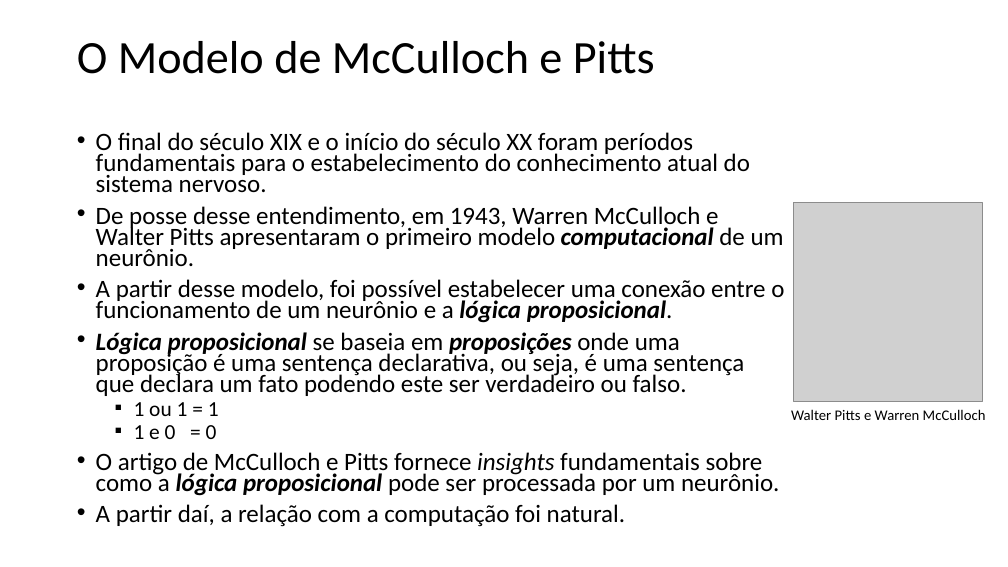
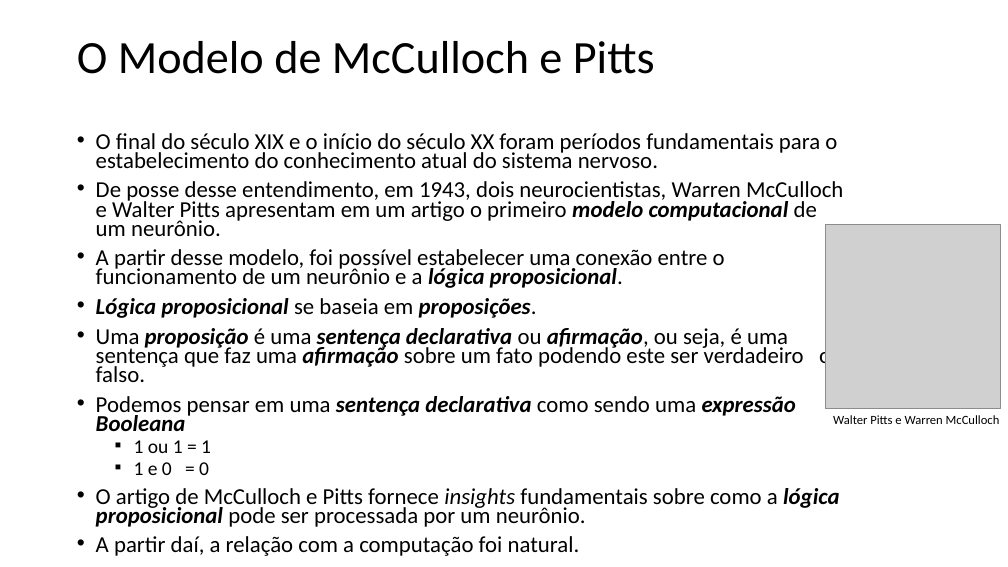
Before and after one commit to zz4fap/t320_aprendizado_de_maquina, a slide deck: slide 9 of slides/T320_Redes_Neurais_Artificiais (Parte I).pptx. Drawn at 1008x567 pixels with LibreOffice and Linux fonts; fonts in the diff are those of the drawing; grey boxes stand for pictures. Boxes give left, top, right and bottom in pixels: in the first picture for what was removed or moved away, otherwise in the second. Text is boxed around its words. In the diff, an @@ line names an element or a change of style, - is before the commit and + after.

```diff
--- a/slides/T320_Redes_Neurais_Artificiais (Parte I).pptx
+++ b/slides/T320_Redes_Neurais_Artificiais (Parte I).pptx
@@ text at [96,133,839,556]: size 23.8 to 21.7 pt in "O final do século XIX e o ...", "A partir desse modelo, foi possível estabelecer ...", "O artigo de McCulloch e Pitts fornece ...", "A partir daí, a relação com a ..."; size 20.4 to 18.6 pt in "1 ou 1 = 1", "1 e 0 = 0" @@
@@ text at [96,181,843,236]: text changed; size 23.8 to 21.7 pt @@
-• De posse desse entendimento, em 1943, Warren McCulloch e Walter Pitts apresentaram o primeiro modelo computacional de um neurônio.
+• De posse desse entendimento, em 1943, dois neurocientistas, Warren McCulloch e Walter Pitts apresentam em um artigo o primeiro modelo computacional de um neurônio.
@@ picture: place and size @@
-picture at [793,203,982,402]
+picture at [826,225,1000,409]
@@ text at [96,298,843,431]: text changed; size 23.8 to 21.7 pt @@
-• Lógica proposicional se baseia em proposições onde uma proposição é uma sentença declarativa, ou seja, é uma sentença que declara um fato podendo este ser verdadeiro ou falso.
+• Lógica proposicional se baseia em proposições.
+• Uma proposição é uma sentença declarativa ou afirmação, ou seja, é uma sentença que faz uma afirmação sobre um fato podendo este ser verdadeiro ou falso.
+• Podemos pensar em uma sentença declarativa como sendo uma expressão Booleana
@@ text "Walter Pitts e Warren McCulloch": place and size @@
-text "Walter Pitts e Warren McCulloch" at [791,409,986,420]
+text "Walter Pitts e Warren McCulloch" at [833,415,1000,424]
@@ text "Walter Pitts e Warren McCulloch" at [833,415,1000,424]: size 14 to 12 pt; alignment left to centre @@
```
Also in this commit, not shown: 3 other slides changed, 1 slide added.
